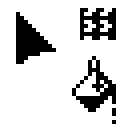
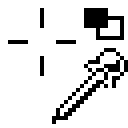
The second 128 x 128 image is a revision of the first. Changes to its layers:
hid "mouse" over <box>12,8,60,68</box>
showed "crosshair_small" over <box>8,8,76,76</box>
showed "(modifier) background", painted on it over <box>72,8,124,44</box>
hid "(modifier) pattern" over <box>80,8,120,40</box>
showed "dropper_small" over <box>48,48,128,124</box>
hid "bucket_fill_small" over <box>68,52,120,124</box>
